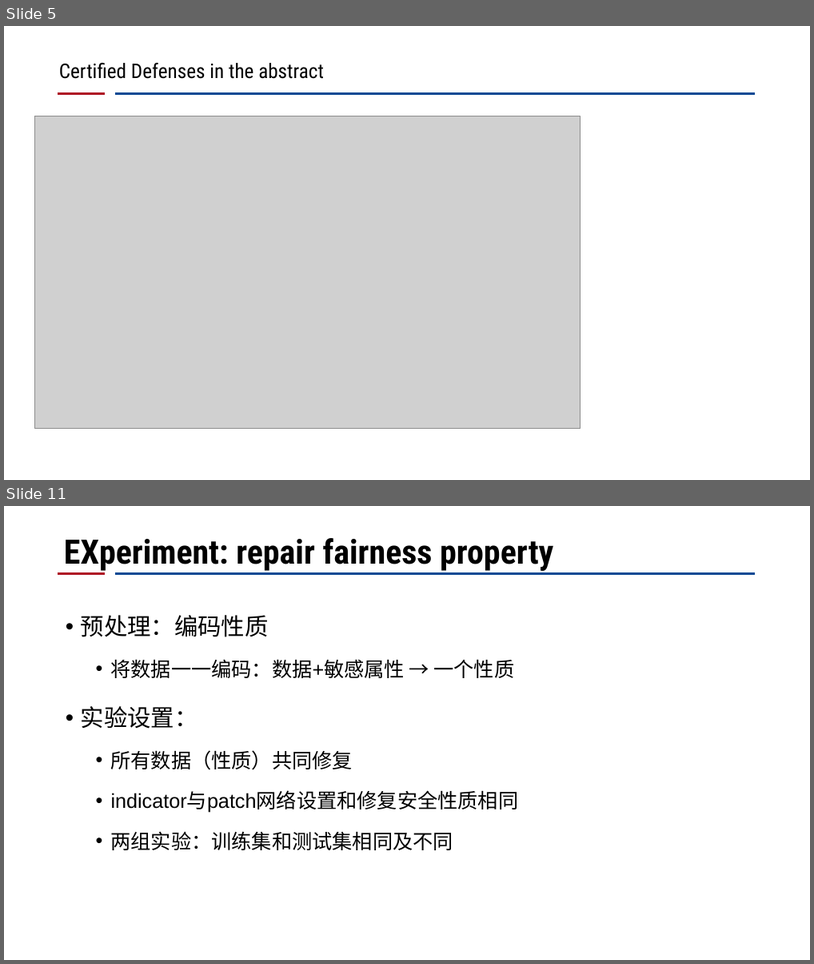
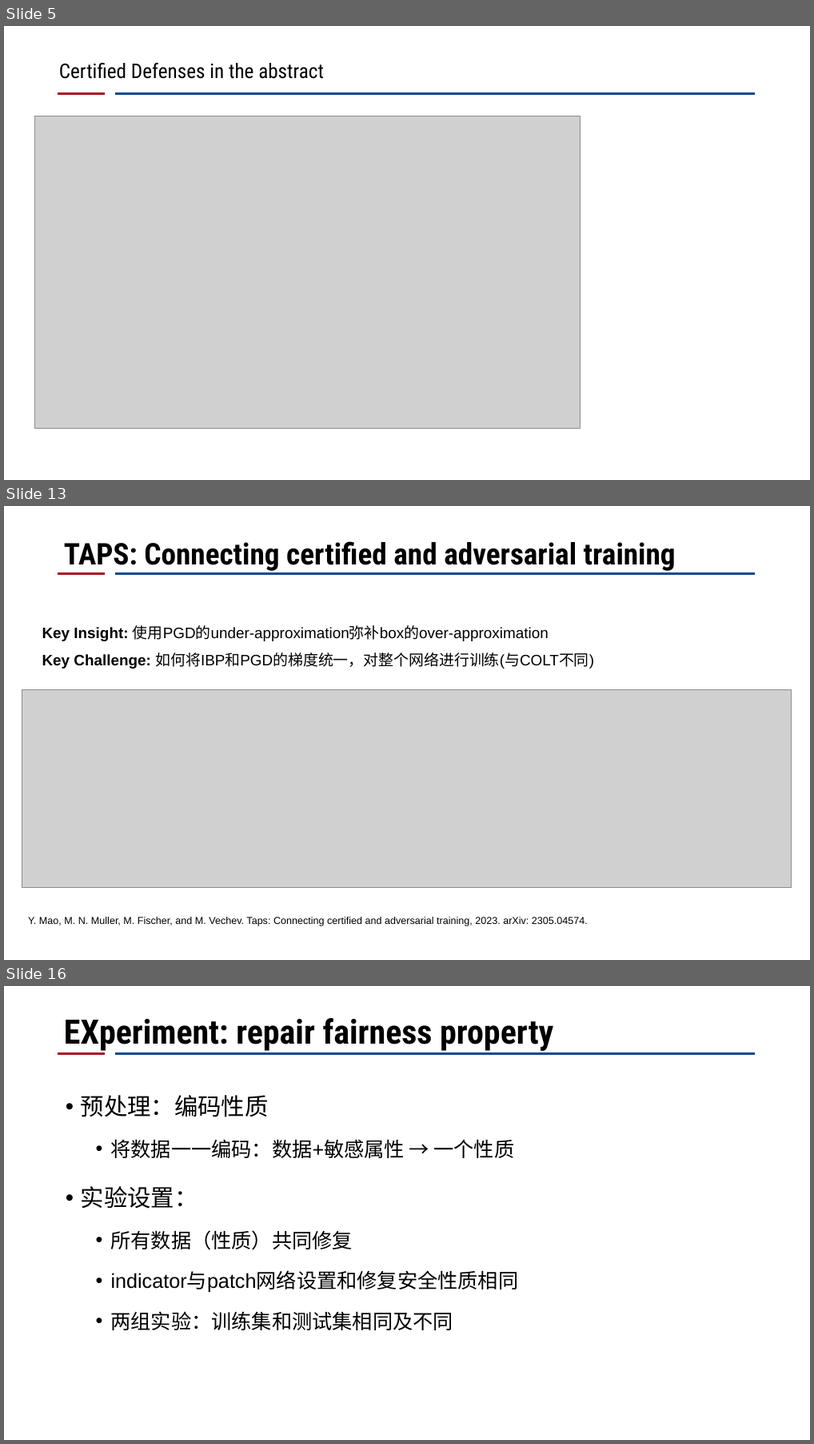
Before and after one commit to CRhapsody/Presentation_Slides, a slide deck: certified defense.pptx. Shown one above the other, each under a label of ours: slides 5 and 11 before the commit, slides 5, 13 and 16 after it; the slides between them are not shown. The pictures are 814x964 and 814x1444 pixels, drawn with LibreOffice and Linux fonts; fonts in the diff are those of the drawing; grey boxes stand for pictures; background and template pictures are left out. Boxes give left, top, right and bottom in pixels: in the first picture for what was removed or moved away, otherwise in the second. Text is boxed around its words. In the diff, an @@ line names an element or a change of style, - is before the commit and + after.

Commit message:
'modified_certified_training'

```diff
--- a/certified defense.pptx
+++ b/certified defense.pptx
@@ slide 13 added at [4, 506, 810, 960], background #FFFFFF; not listed: 2 template elements that a slide beside it also shows @@
@@ title added at [64, 541, 676, 571], 35.5 pt, text #000000, bold @@
+TAPS: Connecting certified and adversarial training
@@ text added at [42, 625, 594, 668], 18 pt, text #000000 @@
+Key Insight: 使用PGD的under-approximation弥补box的over-approximation
+Key Challenge: 如何将IBP和PGD的梯度统一，对整个网络进行训练(与COLT不同)
@@ picture added at [22, 689, 792, 887] @@
@@ text added at [28, 916, 588, 926], 12 pt, text #000000 @@
+Y. Mao, M. N. Muller, M. Fischer, and M. Vechev. Taps: Connecting certified and adversarial training, 2023. arXiv: 2305.04574.
@@ what was slide 11 is now slide 16 @@
```
Also in this commit, not shown: 4 slides changed, 7 other slides added, 3 slides removed.
